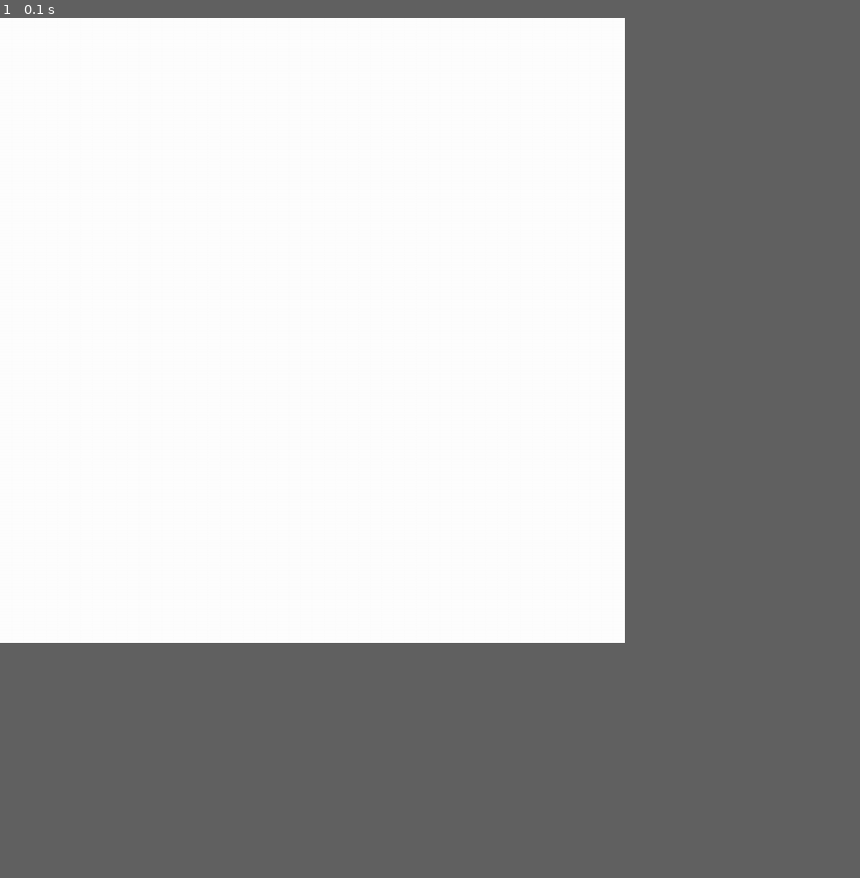
Above: before the commit, frame 1.
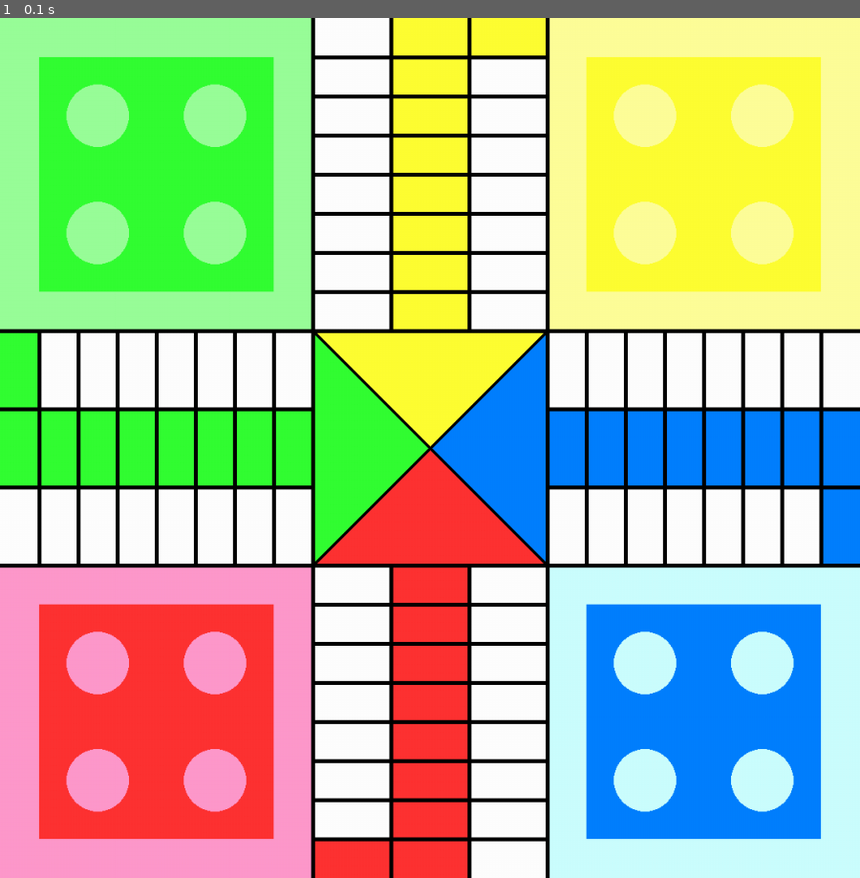
Above: after the commit, the same moment.

Repository: ssm1998/LUDO_pygame
Game: pygame game, started from mainGame.py
The game is run twice, just before and just after one commit, with the same random seed, the same clock (stepped at 60 frames per second) and the same inputs.
Inputs:
- Up to frame 1 (0.1 s): no input
The window is 654x654 before the commit and 900x900 after it. Grey fills any space a smaller window leaves; there, only what the larger window draws over its background counts as a difference.

The runs differ from the first frame. In frame 1, 79% of the frame differs, in the area x 0-100%, y 0-100%.

Commit message:
Setting up LUDO board

Diff:
--- a/mainGame.py
+++ b/mainGame.py
@@ -2,20 +2,130 @@
 
 pygame.init()
 
-resolution = (800,800)
+#COLORS         R   G   B
+WHITE       = (255,255,255)
+LIGHTGREEN  = (153,255,153)
+GREEN       = ( 51,255, 51)
+PINK        = (255,153,204)
+RED         = (255, 51, 51)
+LIGHTYELLOW = (255,255,153)
+YELLOW      = (255,255, 51)
+LIGHTBLUE   = (204,255,255)
+BLUE        = (  0,128,255)
+BLACK       = (  0,  0,  0)
 
-white = (255,255,255)
+gameDisplay = pygame.display.set_mode((1100,1100))
+pygame.display.set_caption('LUDO')
+gameDisplay.fill(WHITE)
 
-game_display = pygame.display.set_mode(resolution)
+#Drawing LUDO board
+pygame.draw.polygon(gameDisplay, YELLOW, ((400,400), (700,400), (550,550)))
+pygame.draw.polygon(gameDisplay, GREEN, ((400,400), (400,700), (550,550)))
+pygame.draw.polygon(gameDisplay, RED, ((400,700), (700,700), (550,550)))
+pygame.draw.polygon(gameDisplay, BLUE, ((700,400), (700,700), (550,550)))
 
-pygame.display.set_caption('My first window')
+pygame.draw.rect(gameDisplay, LIGHTYELLOW, (700,0,400,400))
+pygame.draw.rect(gameDisplay, LIGHTBLUE, (700,700,400,400))
+pygame.draw.rect(gameDisplay, LIGHTGREEN, (0,0,400,400))
+pygame.draw.rect(gameDisplay, PINK, (0,700,400,400))
 
-game_display.fill(white)
+pygame.draw.rect(gameDisplay, YELLOW, (750,50,300,300))
+pygame.draw.rect(gameDisplay, BLUE, (750,750,300,300))
+pygame.draw.rect(gameDisplay, GREEN, (50,50,300,300))
+pygame.draw.rect(gameDisplay, RED, (50,750,300,300))
 
-pygame.display.flip()
+pygame.draw.rect(gameDisplay, YELLOW, (500,0,100,400))
+pygame.draw.rect(gameDisplay, BLUE, (700,500,400,100))
+pygame.draw.rect(gameDisplay, GREEN, (0,500,400,100))
+pygame.draw.rect(gameDisplay, RED, (500,700,100,400))
+
+pygame.draw.rect(gameDisplay, YELLOW, (600,0,100,50))
+pygame.draw.rect(gameDisplay, BLUE, (1050,600,50,100))
+pygame.draw.rect(gameDisplay, GREEN, (0,400,50,100))
+pygame.draw.rect(gameDisplay, RED, (400,1050,100,50))
+
+pygame.draw.circle(gameDisplay, LIGHTYELLOW, (825,125),40)
+pygame.draw.circle(gameDisplay, LIGHTYELLOW, (975,125),40)
+pygame.draw.circle(gameDisplay, LIGHTYELLOW, (825,275),40)
+pygame.draw.circle(gameDisplay, LIGHTYELLOW, (975,275),40)
+
+pygame.draw.circle(gameDisplay, LIGHTGREEN, (125,125),40)
+pygame.draw.circle(gameDisplay, LIGHTGREEN, (275,125),40)
+pygame.draw.circle(gameDisplay, LIGHTGREEN, (125,275),40)
+pygame.draw.circle(gameDisplay, LIGHTGREEN, (275,275),40)
+
+pygame.draw.circle(gameDisplay, LIGHTBLUE, (825,825),40)
+pygame.draw.circle(gameDisplay, LIGHTBLUE, (975,975),40)
+pygame.draw.circle(gameDisplay, LIGHTBLUE, (825,975),40)
+pygame.draw.circle(gameDisplay, LIGHTBLUE, (975,825),40)
+
+pygame.draw.circle(gameDisplay, PINK, (125,825),40)
+pygame.draw.circle(gameDisplay, PINK, (125,975),40)
+pygame.draw.circle(gameDisplay, PINK, (275,825),40)
+pygame.draw.circle(gameDisplay, PINK, (275,975),40)
+
+pygame.draw.line(gameDisplay, BLACK, (50,400),(50,700),5)
+pygame.draw.line(gameDisplay, BLACK, (100,400),(100,700),5)
+pygame.draw.line(gameDisplay, BLACK, (150,400),(150,700),5)
+pygame.draw.line(gameDisplay, BLACK, (200,400),(200,700),5)
+pygame.draw.line(gameDisplay, BLACK, (250,400),(250,700),5)
+pygame.draw.line(gameDisplay, BLACK, (300,400),(300,700),5)
+pygame.draw.line(gameDisplay, BLACK, (350,400),(350,700),5)
+pygame.draw.line(gameDisplay, BLACK, (400,400),(400,700),5)
+
+pygame.draw.line(gameDisplay, BLACK, (700,400),(700,700),5)
+pygame.draw.line(gameDisplay, BLACK, (750,400),(750,700),5)
+pygame.draw.line(gameDisplay, BLACK, (800,400),(800,700),5)
+pygame.draw.line(gameDisplay, BLACK, (850,400),(850,700),5)
+pygame.draw.line(gameDisplay, BLACK, (900,400),(900,700),5)
+pygame.draw.line(gameDisplay, BLACK, (950,400),(950,700),5)
+pygame.draw.line(gameDisplay, BLACK, (1000,400),(1000,700),5)
+pygame.draw.line(gameDisplay, BLACK, (1050,400),(1050,700),5)
+
+pygame.draw.line(gameDisplay, BLACK, (400,50),(700,50),5)
+pygame.draw.line(gameDisplay, BLACK, (400,100),(700,100),5)
+pygame.draw.line(gameDisplay, BLACK, (400,150),(700,150),5)
+pygame.draw.line(gameDisplay, BLACK, (400,200),(700,200),5)
+pygame.draw.line(gameDisplay, BLACK, (400,250),(700,250),5)
+pygame.draw.line(gameDisplay, BLACK, (400,300),(700,300),5)
+pygame.draw.line(gameDisplay, BLACK, (400,350),(700,350),5)
+pygame.draw.line(gameDisplay, BLACK, (400,400),(700,400),5)
+
+pygame.draw.line(gameDisplay, BLACK, (400,700),(700,700),5)
+pygame.draw.line(gameDisplay, BLACK, (400,750),(700,750),5)
+pygame.draw.line(gameDisplay, BLACK, (400,800),(700,800),5)
+pygame.draw.line(gameDisplay, BLACK, (400,850),(700,850),5)
+pygame.draw.line(gameDisplay, BLACK, (400,900),(700,900),5)
+pygame.draw.line(gameDisplay, BLACK, (400,950),(700,950),5)
+pygame.draw.line(gameDisplay, BLACK, (400,1000),(700,1000),5)
+pygame.draw.line(gameDisplay, BLACK, (400,1050),(700,1050),5)
+
+pygame.draw.line(gameDisplay, BLACK, (0,500),(400,500),5)
+pygame.draw.line(gameDisplay, BLACK, (0,600),(400,600),5)
+
+pygame.draw.line(gameDisplay, BLACK, (500,0),(500,400),5)
+pygame.draw.line(gameDisplay, BLACK, (600,0),(600,400),5)
+
+pygame.draw.line(gameDisplay, BLACK, (700,500),(1100,500),5)
+pygame.draw.line(gameDisplay, BLACK, (700,600),(1100,600),5)
+
+pygame.draw.line(gameDisplay, BLACK, (500,700),(500,1100),5)
+pygame.draw.line(gameDisplay, BLACK, (600,700),(600,1100),5)
+
+pygame.draw.line(gameDisplay, BLACK, (400,0),(400,1100),5)
+pygame.draw.line(gameDisplay, BLACK, (700,0),(700,1100),5)
+pygame.draw.line(gameDisplay, BLACK, (0,400),(1100,400),5)
+pygame.draw.line(gameDisplay, BLACK, (0,700),(1100,700),5)
+
+pygame.draw.line(gameDisplay, BLACK, (400,400),(700,700),5)
+pygame.draw.line(gameDisplay, BLACK, (700,400),(400,700),5)
+
+
+
 
 while True:
     for event in pygame.event.get():
         if event.type == pygame.QUIT:
             pygame.quit()
             sys.exit()
+    pygame.display.flip()
